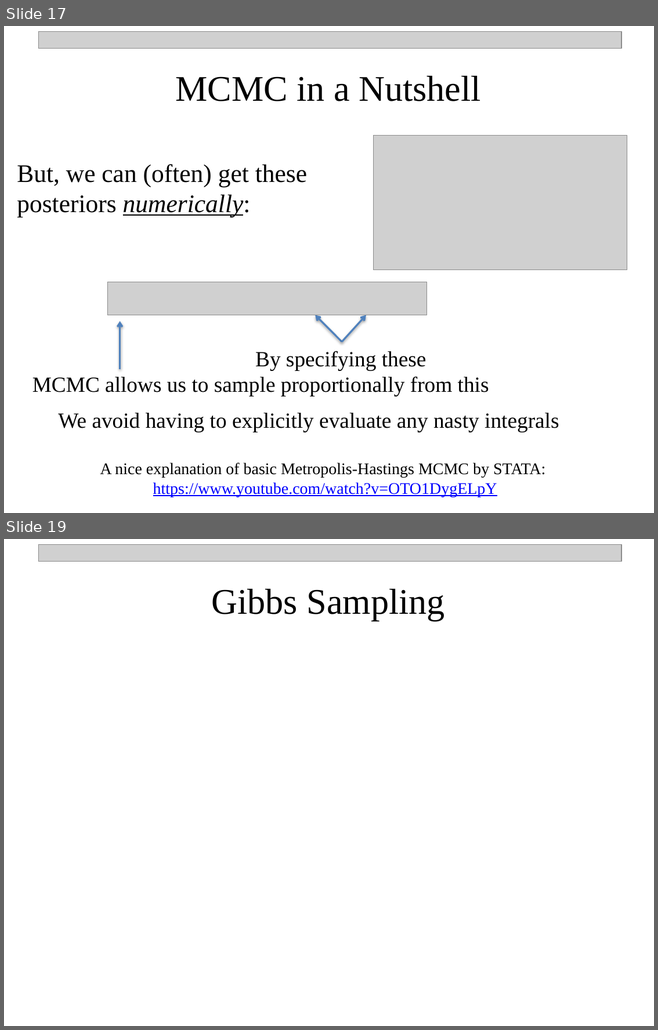
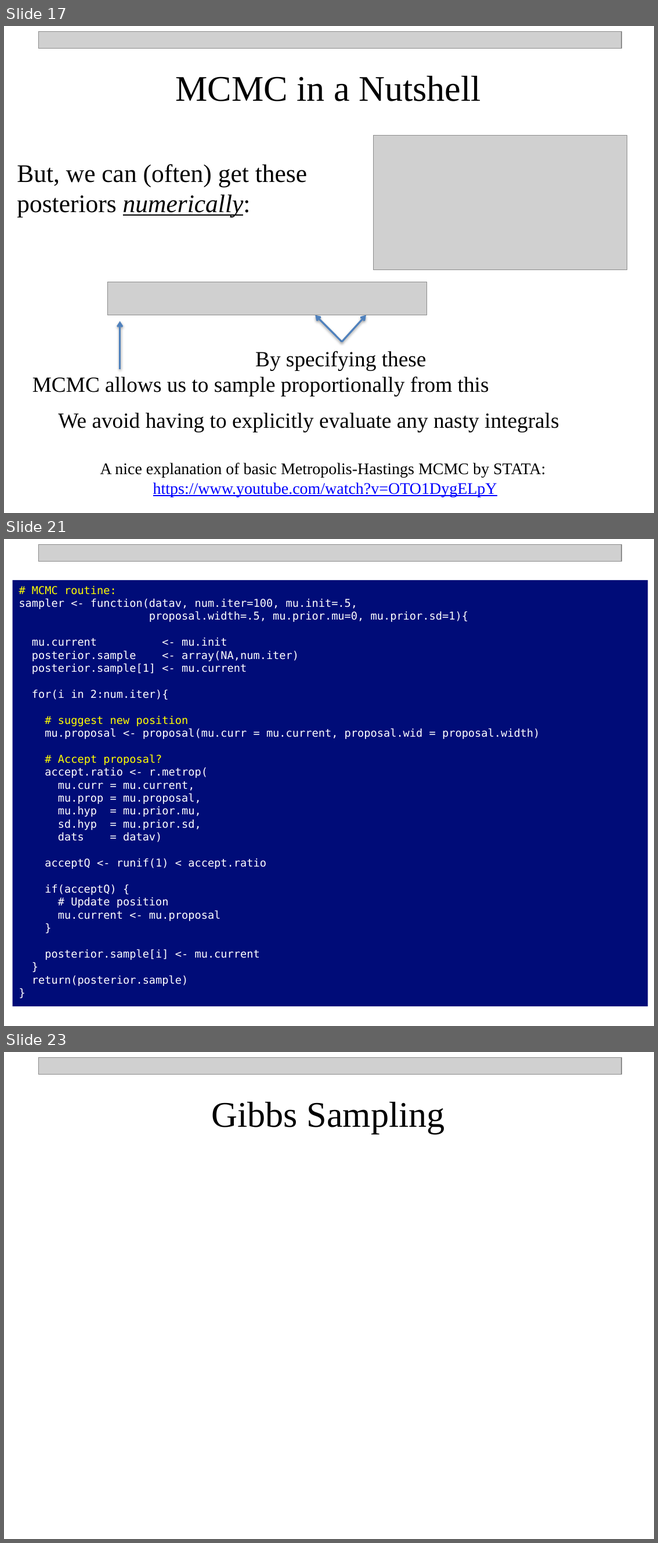
Before and after one commit to npetraco/MAT302, a slide deck: Notes/5_Intro_to_basic_parametric_bayesian_inference.pptx. Shown one above the other, each under a label of ours: slides 17 and 19 before the commit, slides 17, 21 and 23 after it; the slides between them are not shown. The pictures are 658x1030 and 658x1543 pixels, drawn with LibreOffice and Linux fonts; fonts in the diff are those of the drawing; grey boxes stand for pictures. Boxes give left, top, right and bottom in pixels: in the first picture for what was removed or moved away, otherwise in the second. Text is boxed around its words. In the diff, an @@ line names an element or a change of style, - is before the commit and + after.

```diff
--- a/Notes/5_Intro_to_basic_parametric_bayesian_inference.pptx
+++ b/Notes/5_Intro_to_basic_parametric_bayesian_inference.pptx
@@ slide 21 added at [4,539,654,1026], background #FFFFFF @@
@@ picture added at [38,544,621,561] @@
@@ rectangle added at [13,580,648,1006], fill #000C78, 12 pt, text #FFFFFF @@
+# MCMC routine:
+sampler <- function(datav, num.iter=100, mu.init=.5,
+proposal.width=.5, mu.prior.mu=0, mu.prior.sd=1){
+mu.current <- mu.init
+posterior.sample <- array(NA,num.iter)
+posterior.sample[1] <- mu.current
+for(i in 2:num.iter){
+# suggest new position
+mu.proposal <- proposal(mu.curr = mu.current, proposal.wid = proposal.width)
+# Accept proposal?
+accept.ratio <- r.metrop(
+mu.curr = mu.current,
+mu.prop = mu.proposal,
+mu.hyp = mu.prior.mu,
+sd.hyp = mu.prior.sd,
+dats = datav)
+acceptQ <- runif(1) < accept.ratio
+if(acceptQ) {
+# Update position
+mu.current <- mu.proposal
+}
+posterior.sample[i] <- mu.current
+}
+return(posterior.sample)
+}
@@ what was slide 19 is now slide 23 @@
```
Also in this commit, not shown: 1 slide changed, 3 other slides added.
